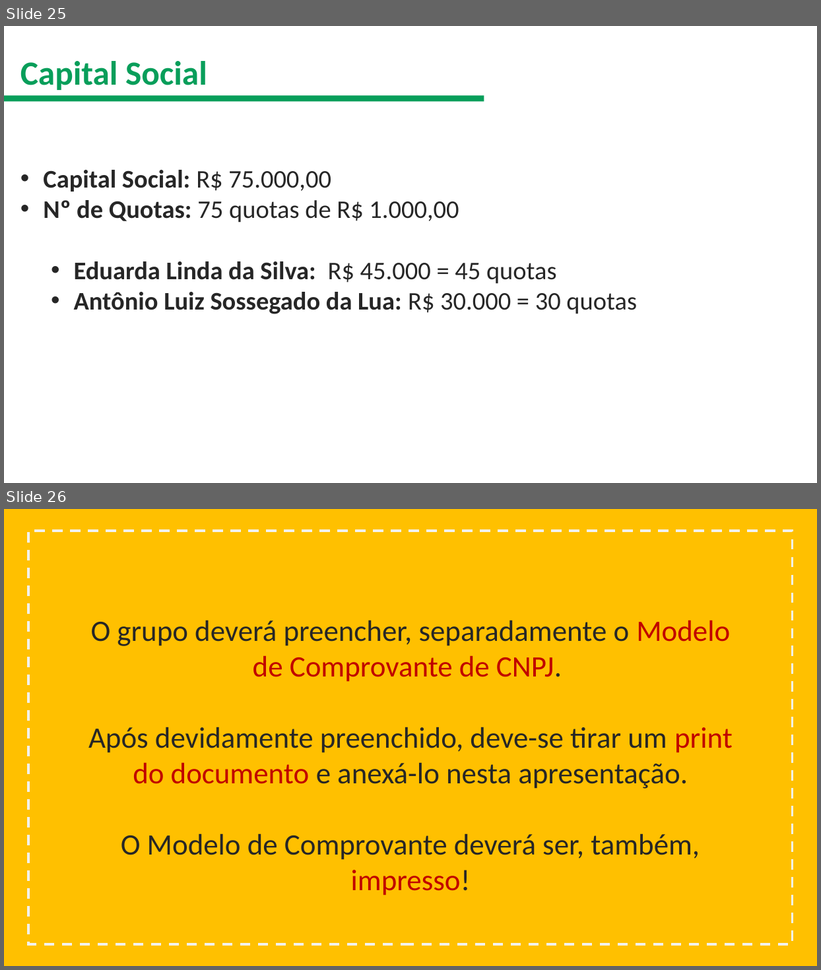
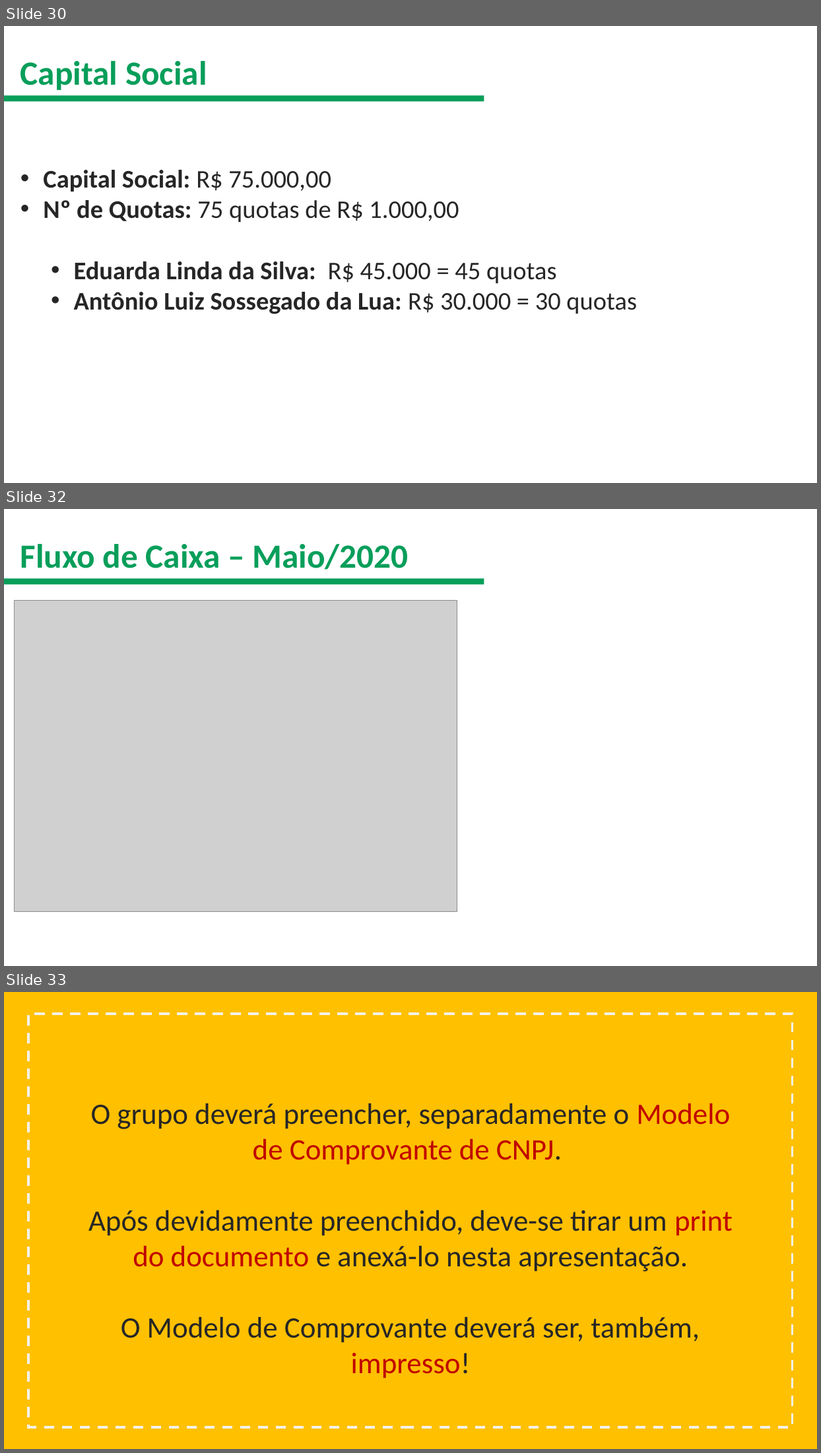
Before and after one commit to zmdy/aulas, a slide deck: source/assets/content/administracao/modulo-02/modelo-slide-tcm.pptx. Shown one above the other, each under a label of ours: slides 25 and 26 before the commit, slides 30, 32 and 33 after it; the slides between them are not shown. The pictures are 821x970 and 821x1453 pixels, drawn with LibreOffice and Linux fonts; fonts in the diff are those of the drawing; grey boxes stand for pictures; background and template pictures are left out. Boxes give left, top, right and bottom in pixels: in the first picture for what was removed or moved away, otherwise in the second. Text is boxed around its words. In the diff, an @@ line names an element or a change of style, - is before the commit and + after.

```diff
--- a/source/assets/content/administracao/modulo-02/modelo-slide-tcm.pptx
+++ b/source/assets/content/administracao/modulo-02/modelo-slide-tcm.pptx
@@ slide 32 added at (4,509,817,966), background picture (left out) @@
@@ text added at (20,544,409,570), 40 pt, text #089E5A, bold @@
+Fluxo de Caixa – Maio/2020
@@ rectangle added at (4,578,484,585), fill #089E5A @@
@@ picture added at (15,601,457,912) @@
@@ what was slide 25 is now slide 30 @@
@@ what was slide 26 is now slide 33 @@
```
Also in this commit, not shown: 4 slides changed, 6 other slides added, 50 other files.
